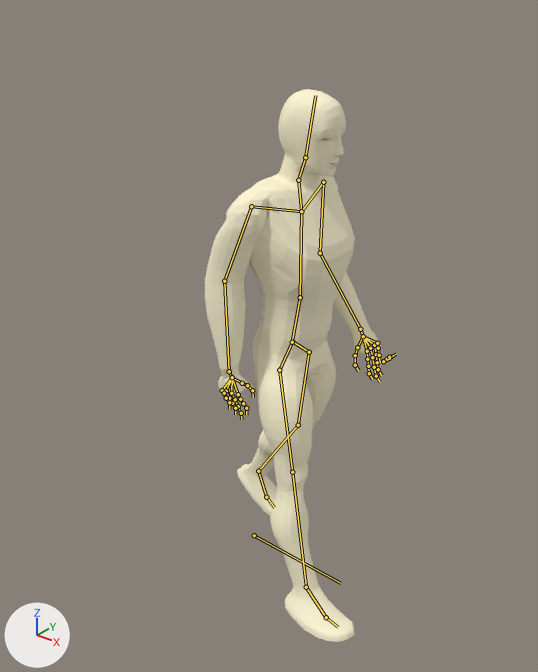
Renders of the Blender file Assets/Models/Unit/generic-human.blend from each side of a commit.
Before and after are seen from a 50 mm lens placed at (5.94, -7.32, 8.35), pointed at (0.14, -0.08, 3.86). The lights are fixed; the arrows at lower left show +X, +Y and +Z. Both versions are drawn at frame 15 of the action 'ArmatureAction'; the numbers are the values there. The bones that bend it are drawn over the model as lines.
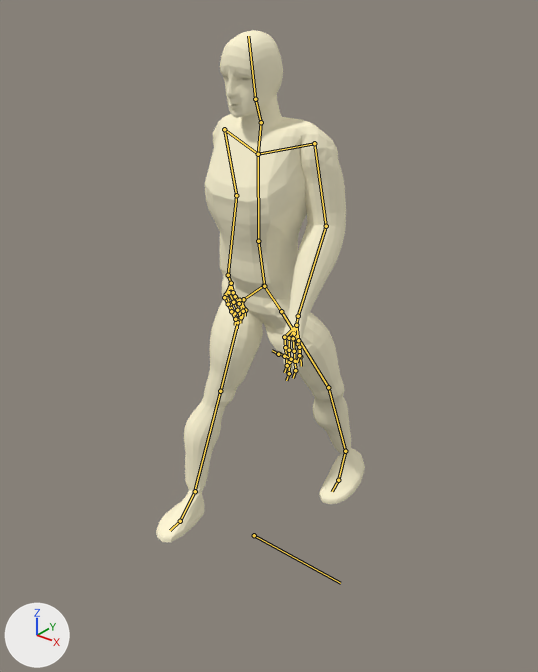
Location of each change, (x1, y1, x2, y2) in pixels of the pictures (538 x 672 px):
'Cube', posed (18% wider, 7% shorter): before (205, 89, 382, 642); after (156, 30, 365, 542)
bone 'RightHip', root to tip: before (292, 341) to (309, 352); after (264, 285) to (281, 311)
bone 'LeftHip', root to tip: before (292, 341) to (279, 370); after (264, 285) to (243, 299)
bone 'Hips', root to tip: before (292, 342) to (300, 297); after (264, 286) to (258, 241)

The edits, one by one:
Bone 'RightHip' (bone_righthip) moves from (0.0, 0.03, -0.04) to (-0.63, -0.28, 0.52).
Bone 'RightHip' (bone_righthip) turns from (0, 0, 0) to (-42, 37, -90) degrees about its own x, y and z.
Bone 'LeftHip' (bone_lefthip) moves from (0.0, 0.03, 0.04) to (-0.6, -0.54, -0.3).
Bone 'LeftHip' (bone_lefthip) turns from (0, 0, 0) to (38, 43, 90) degrees about its own x, y and z.
Bone 'Hips' (bone_hips) moves from (0.01, -0.06, 0.0) to (0.69, 0.47, 0.18).
Bone 'Hips' (bone_hips) turns from (0, 0, 4) to (-90, -80, 84) degrees about its own x, y and z.
